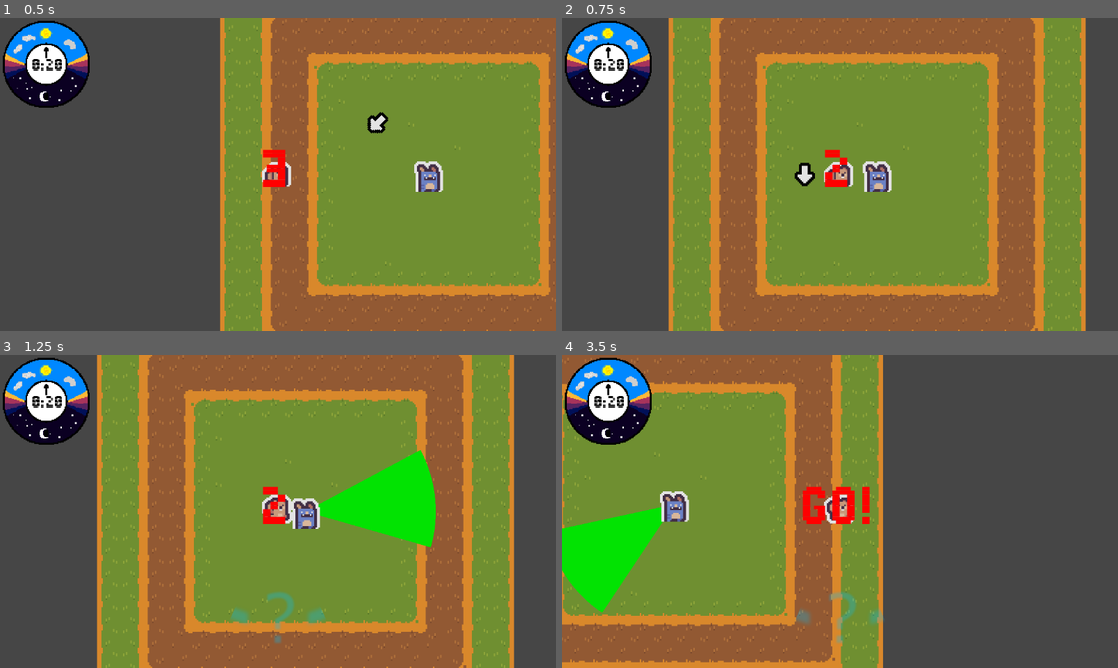
Above: before the commit, frames 1-4 (two rows, left to right).
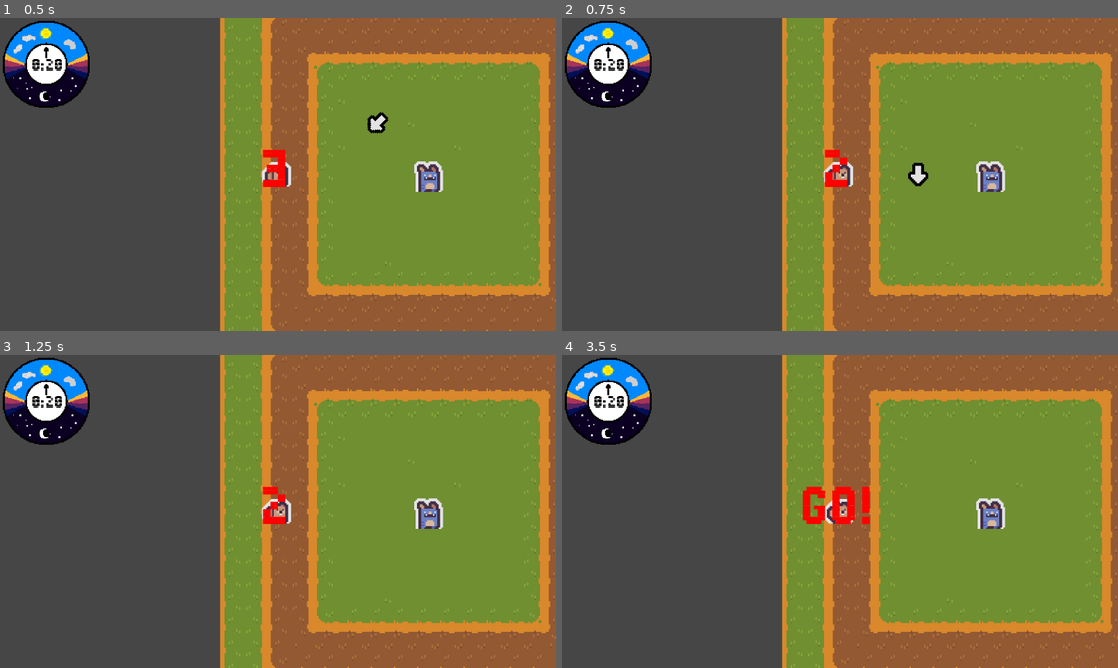
Above: after the commit, the same moments.

Repository: Sosenteam/groundhog-stealth
Game: Godot game, scene res://world.tscn
The game is run twice, just before and just after one commit, with the same random seed, the same clock (stepped at 60 frames per second) and the same inputs.
Inputs:
- Up to frame 1 (0.5 s): no input
- Up to frame 2 (0.75 s): hold D (move_right) from 0.53 s (still down); hold Space (move_dash) from 0.53 s (still down)
- Up to frame 3 (1.25 s): keep holding D (move_right); keep holding Space (move_dash)
- Up to frame 4 (3.5 s): release D (move_right) at 1.28 s; release Space (move_dash) at 1.28 s; hold S (move_down) 1.28-2.03 s; tap Space (move_dash) at 1.35, 2.85 s; hold D (move_right) 2.03-2.78 s; hold Space (move_dash) 2.03-2.78 s; hold W (move_up) from 2.78 s (still down)

Frame 1 is identical in both runs. In frame 2, 49% of the frame differs, in the area x 19-100%, y 0-100%; in frame 3, 55%; in frame 4, 95%, in the area x 0-100%, y 0-100%.

Commit message:
Countdown now pauses Phil, Player, and level until the contdown finishes.

Diff:
--- a/world.gd
+++ b/world.gd
@@ -10,13 +10,14 @@
 var current_level_node = null
 
 @onready var player_node = $Player
+@onready var phil_node = $Phil
 const clock_scene = preload("res://clock.tscn")
 const win_scene = preload("res://win_screen.tscn")
 var active_clock: Node
 var win_node: Node
 var runWin = true
 
-@export var gameoverScreenPrefab:PackedScene;
+@export var gameoverScreenPrefab: PackedScene;
 
 func load_level(level_path: String):
 	if current_level_node:
@@ -34,10 +35,10 @@
 		countdown.countdown_finished.emit()
 
 
-func _physics_process(delta: float) -> void:
+func _physics_process(_delta: float) -> void:
 	pass
 
-func _process(delta: float) -> void:
+func _process(_delta: float) -> void:
 	#Getting if time ran out, if so, show win screen
 	#!!FOR NOW ONLY RUNS ONCE!!
 	#print(active_clock.getTimeInSeconds())
@@ -63,10 +64,22 @@
 	active_clock.setup(20.0)
 	add_child(active_clock)
 
-	# Connect countdown signal to start the clock
+	# Connect countdown signal to start the clock and start phil and player
 	countdown.countdown_finished.connect(active_clock.start_counting)
+	countdown.countdown_finished.connect(_on_countdown_finished)
+
+	# Pause player and phil to start game
+	player_node.process_mode = PROCESS_MODE_DISABLED
+	phil_node.process_mode = PROCESS_MODE_DISABLED
+	level_container.process_mode = PROCESS_MODE_DISABLED
 
 	load_level("res://levels/template level.tscn")
+
+
+func _on_countdown_finished():
+	player_node.process_mode = PROCESS_MODE_INHERIT
+	phil_node.process_mode = PROCESS_MODE_INHERIT
+	level_container.process_mode = PROCESS_MODE_INHERIT
 
 
 func _on_detected() -> void:
